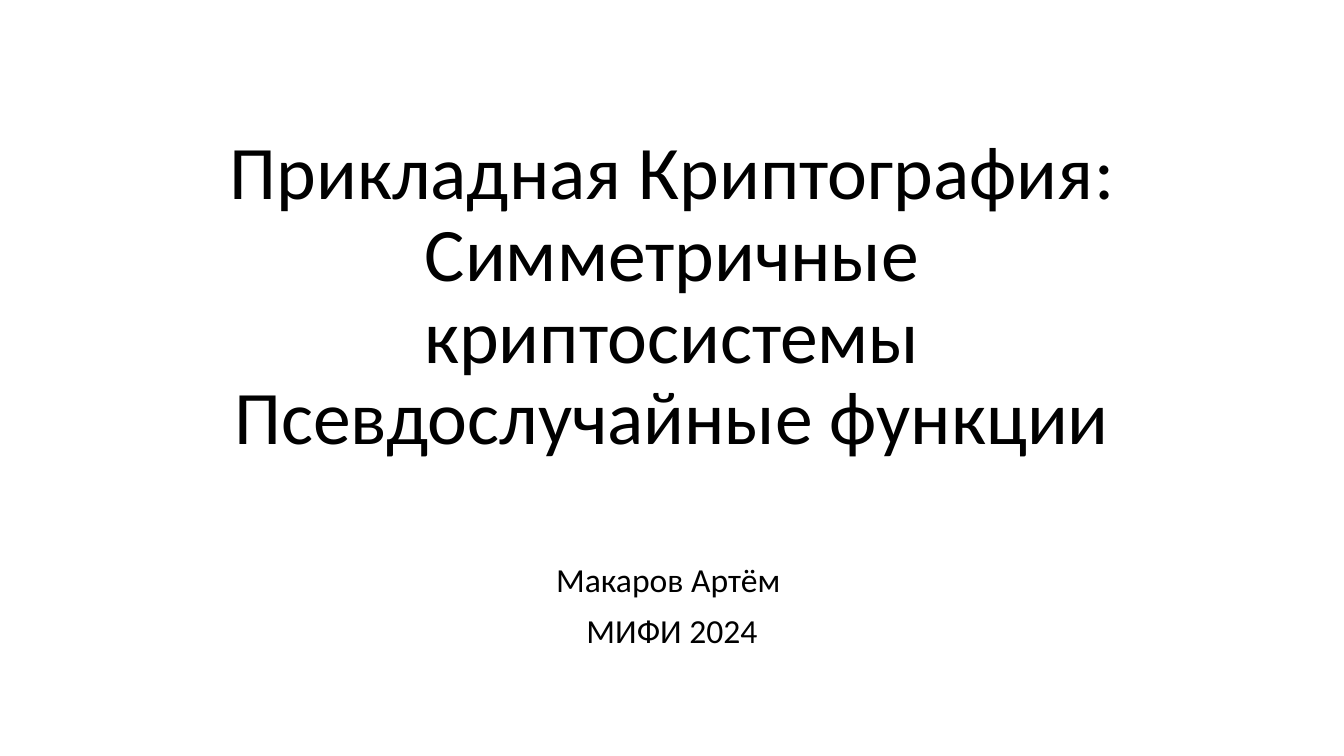
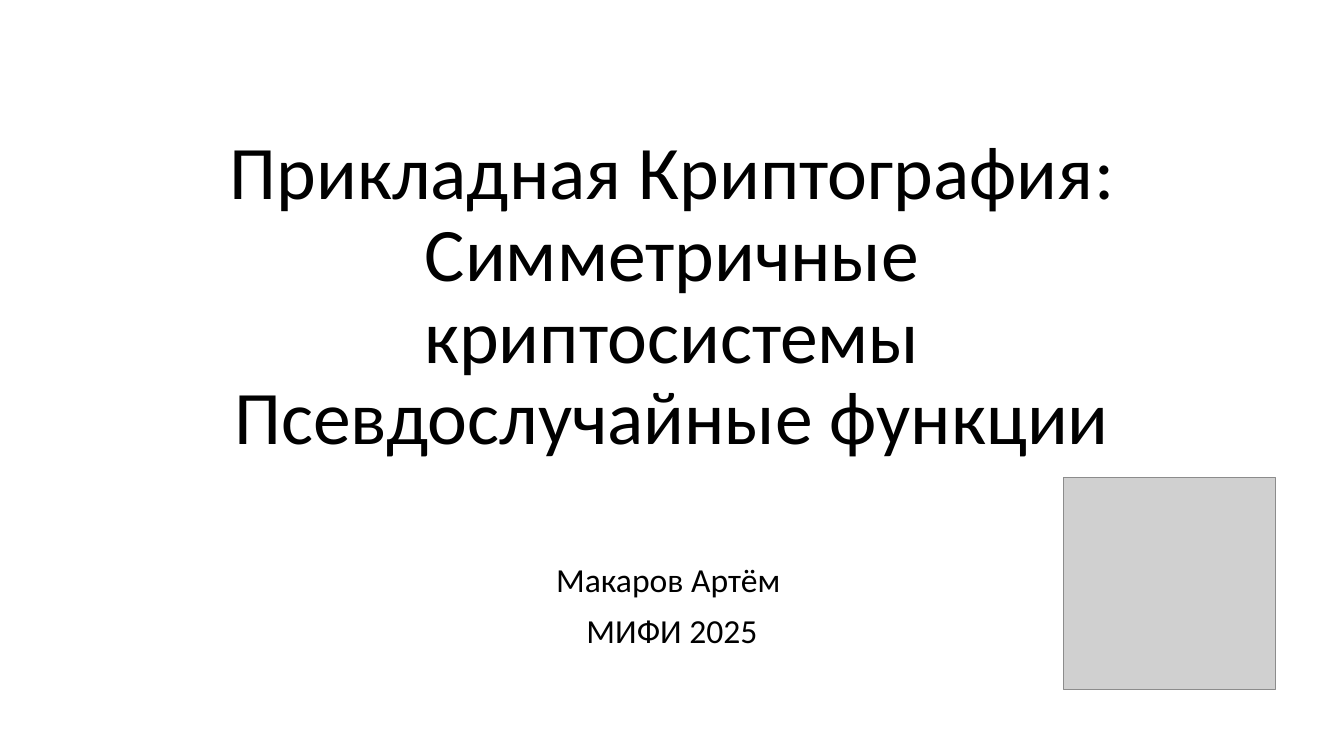
Before and after one commit to CryptoCourse/CryptoLectures, a slide deck: slide 1 of Lectures/Lecture6.pptx. Drawn at 1344x756 pixels with LibreOffice and Linux fonts; fonts in the diff are those of the drawing; grey boxes stand for pictures. Boxes give left, top, right and bottom in pixels: in the first picture for what was removed or moved away, otherwise in the second. Text is boxed around its words. In the diff, an @@ line names an element or a change of style, - is before the commit and + after.

```diff
--- a/Lectures/Lecture6.pptx
+++ b/Lectures/Lecture6.pptx
@@ picture added at (1064, 477, 1275, 689) @@
@@ subtitle at (586, 620, 757, 644): text changed @@
-МИФИ 2024
+МИФИ 2025
```
Also in this commit, not shown: 2 other slides changed, 3 other files.
